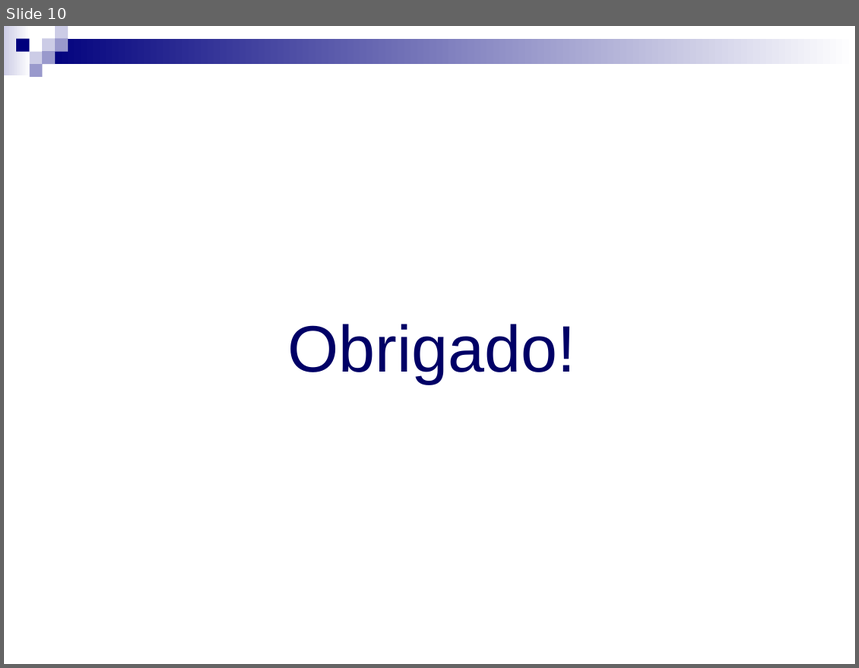
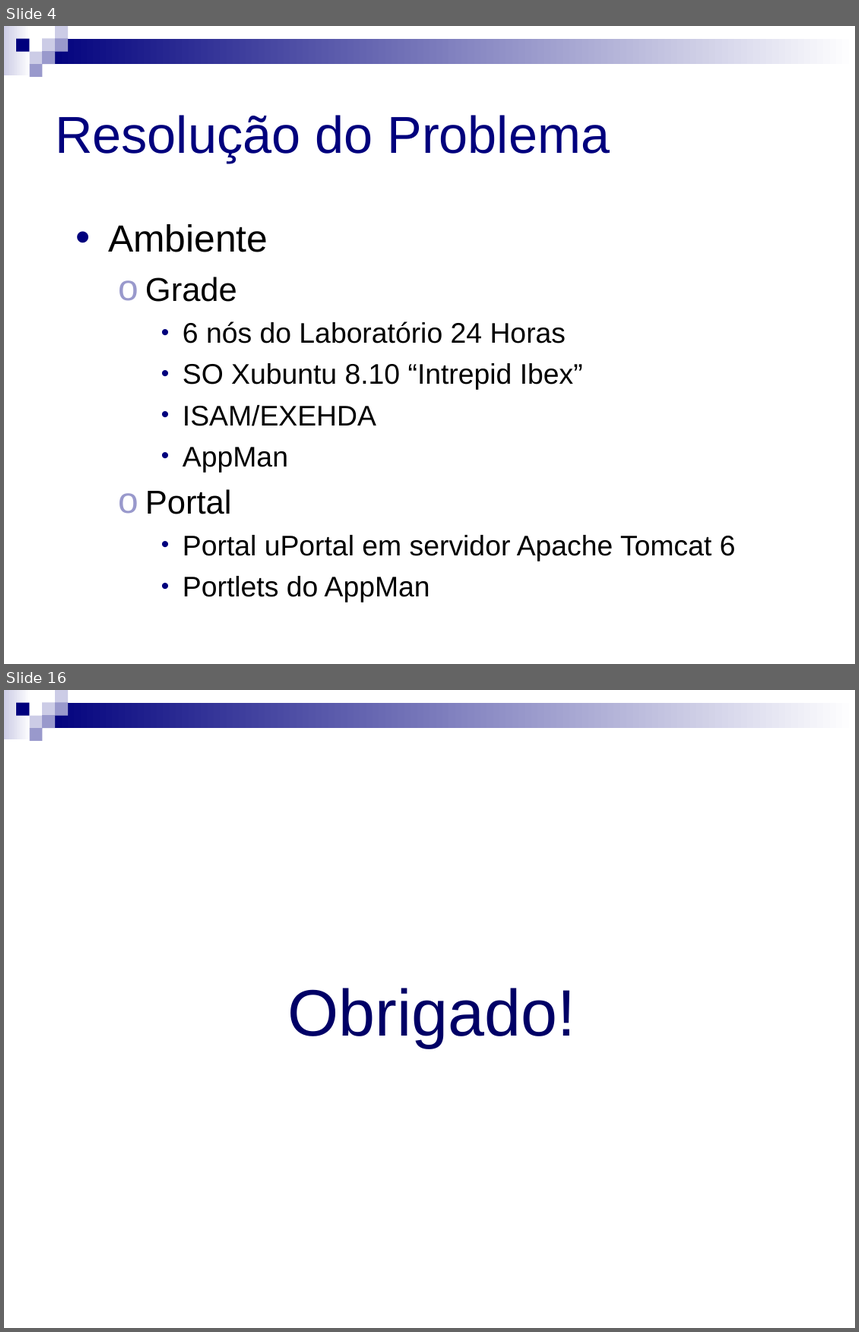
Before and after one commit to micheldavid/tcc-michel, a slide deck: Defesa/Michel David da Costa - Defesa - Apresentação.ppt. Shown one above the other, each under a label of ours: slide 10 before the commit, slides 4 and 16 after it; the slides between them are not shown. The pictures are 859x668 and 859x1332 pixels, drawn with LibreOffice and Linux fonts; fonts in the diff are those of the drawing. Boxes give left, top, right and bottom in pixels: in the first picture for what was removed or moved away, otherwise in the second. Text is boxed around its words. In the diff, an @@ line names an element or a change of style, - is before the commit and + after.

```diff
--- a/Defesa/Michel David da Costa - Defesa - Apresentação.ppt
+++ b/Defesa/Michel David da Costa - Defesa - Apresentação.ppt
@@ slide 4 added at (4,26,855,664), background #FFFFFF; not listed: 9 template elements that a slide beside it also shows @@
@@ title added at (55,115,610,162), 44 pt, text #00007D @@
+Resolução do Problema
@@ text added at (108,224,736,603), 24 pt, text #000000 @@
+• Ambiente
+  ο Grade
+    • 6 nós do Laboratório 24 Horas
+    • SO Xubuntu 8.10 “Intrepid Ibex”
+    • ISAM/EXEHDA
+    • AppMan
+  ο Portal
+    • Portal uPortal em servidor Apache Tomcat 6
+    • Portlets do AppMan
@@ what was slide 10 is now slide 16 @@
```
Also in this commit, not shown: 4 slides changed, 16 other slides added, 7 slides removed, 1 other file.
